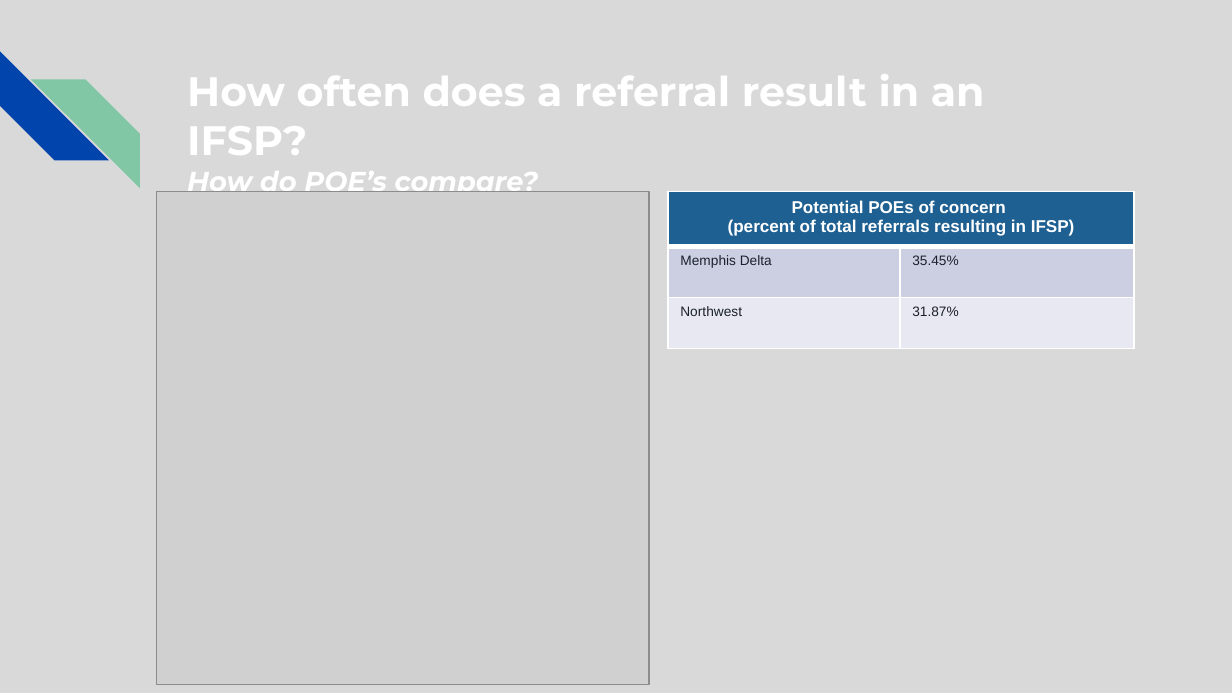
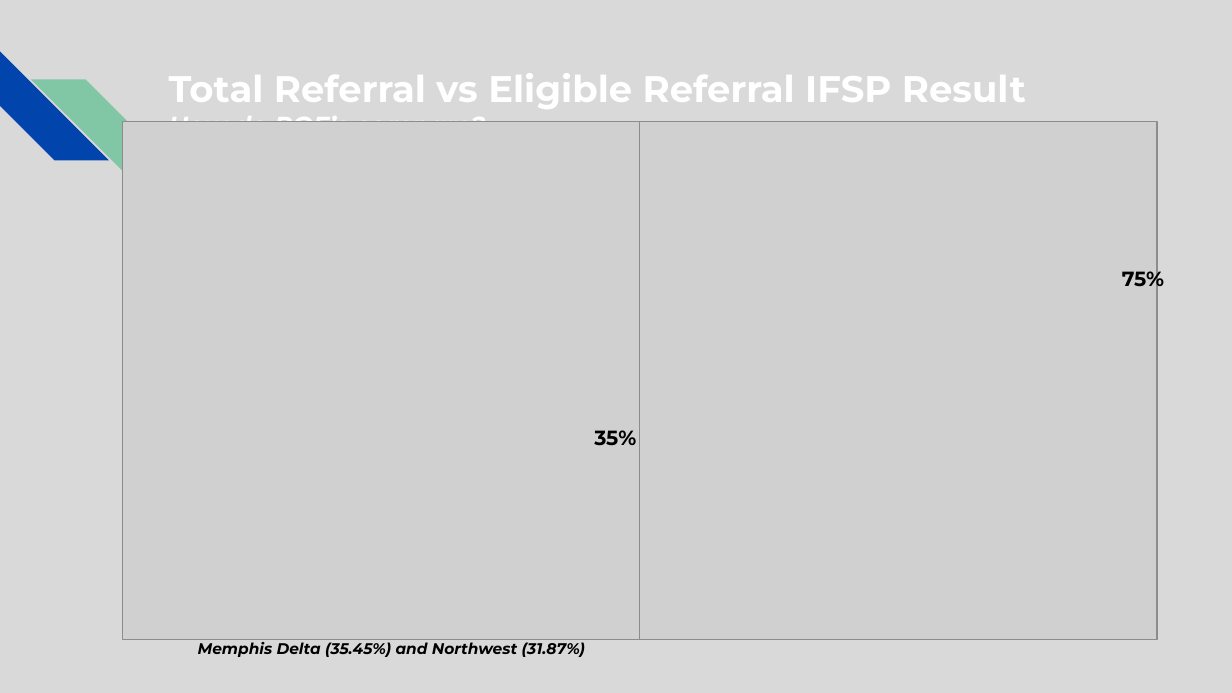
Before and after one commit to NSS-Full-Time-Data-Analytics-7/teis_project-gaston, a slide deck: slide 16 of TEIS Presentation - NSS DA7 - Q3.pptx. Drawn at 1232x693 pixels with LibreOffice and Linux fonts; fonts in the diff are those of the drawing; grey boxes stand for pictures. Boxes give left, top, right and bottom in pixels: in the first picture for what was removed or moved away, otherwise in the second. Text is boxed around its words. In the diff, an @@ line names an element or a change of style, - is before the commit and + after.

```diff
--- a/TEIS Presentation - NSS DA7 - Q3.pptx
+++ b/TEIS Presentation - NSS DA7 - Q3.pptx
@@ title at box(169, 61, 1026, 122): text changed; size 24 to 21.6 pt @@
-How often does a referral result in an IFSP?
-How do POE’s compare?
+Total Referral vs Eligible Referral IFSP Result
+How do POE’s compare?
@@ picture: place and size @@
-picture at box(156, 191, 649, 684)
+picture at box(122, 122, 639, 639)
@@ picture added at box(639, 122, 1157, 639) @@
@@ table removed at box(668, 191, 1133, 349), 3 rows, 2 columns @@
-Potential POEs of concern / (percent of total referrals resulting in IFSP) | 
-Memphis Delta | 35.45%
-Northwest | 31.87%
@@ text added at box(1122, 266, 1164, 292), 12 pt, text #000000, bold @@
+75%
@@ text added at box(594, 430, 636, 446), 12 pt, text #000000, bold @@
+35%
@@ text added at box(198, 639, 585, 657), 9 pt, text #000000, bold, italic @@
+*Only POE’s of potential concern are
+Memphis Delta (35.45%) and Northwest (31.87%)
```
Also in this commit, not shown: 1 other slide changed, 1 slide removed, 2 other files.
